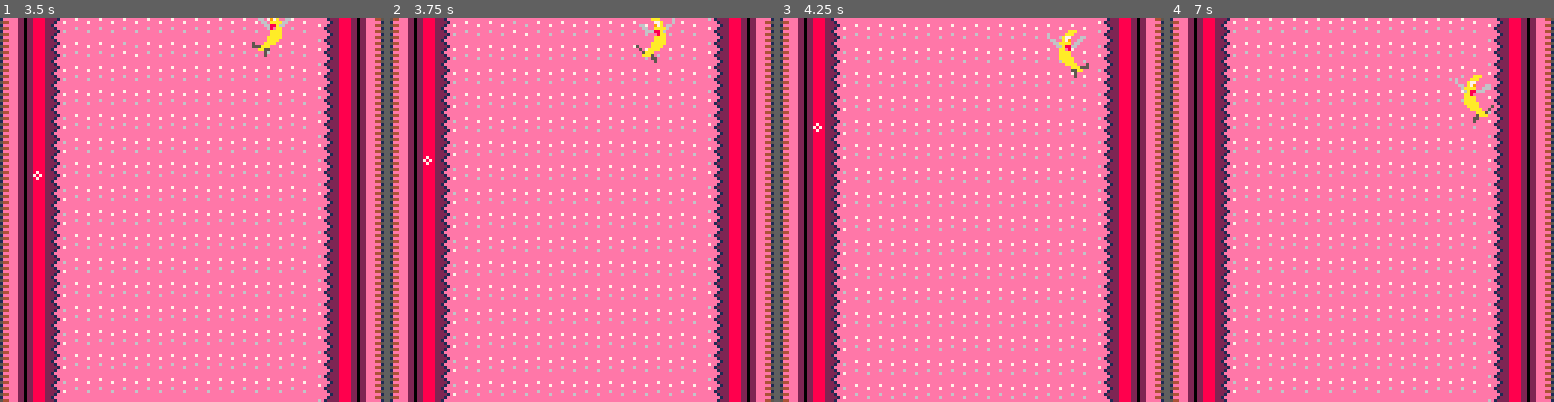
Above: before the commit, frames 1-4 (left to right).
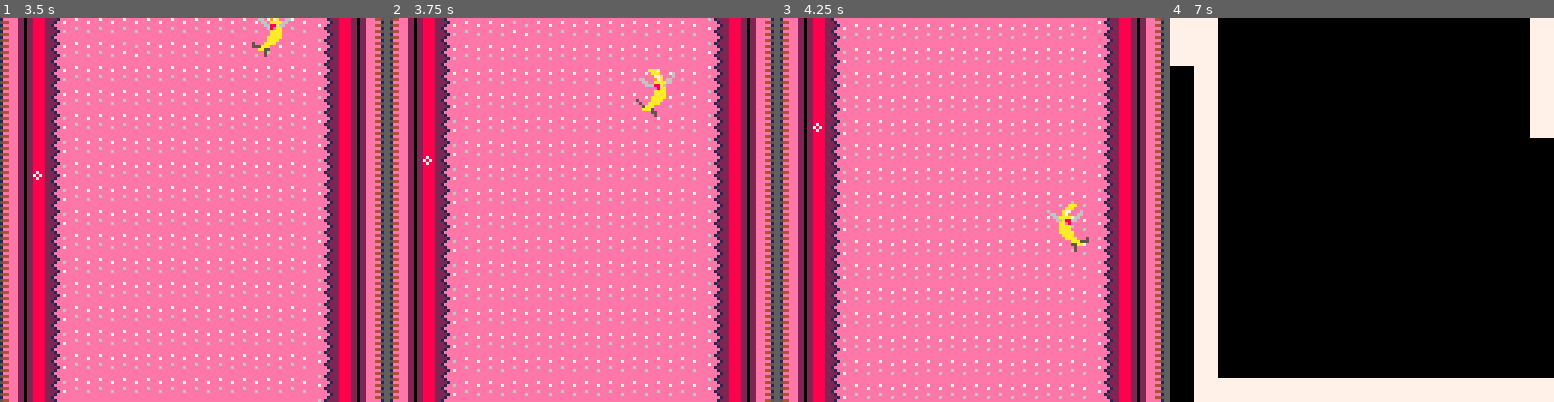
Above: after the commit, the same moments.

Repository: antonono/pico8
Game: PICO-8 cartridge carts/dontEatMe.p8
Two runs of this game, one before a commit and one after it. Both use one fixed random seed, a clock stepped at 60 frames per second and the inputs below.
Inputs:
- Up to frame 1 (3.5 s): hold Right 1.6-2.1 s; hold Up 2.15-2.42 s; hold Right 2.47-3.03 s; hold Left from 3.08 s (still down)
- Up to frame 2 (3.75 s): release Left at 3.58 s; hold Down from 3.63 s (still down)
- Up to frame 3 (4.25 s): release Down at 3.97 s; hold Right from 4.02 s (still down)
- Up to frame 4 (7 s): release Right at 4.68 s; hold Up 4.73-5.03 s; hold Left 5.08-5.68 s; hold Down 5.73-6.03 s; hold Right 6.08-6.58 s; hold Right from 6.63 s (still down)

Frame 1 is identical in both runs. In frame 2, 0.8% of the frame differs, in the area x 64-75%, y 0-26%; in frame 3, 0.9%; in frame 4, 99%, in the area x 0-100%, y 0-100%.

Commit message:
Add first transitions for 2 first rooms

Diff:
--- a/carts/dontEatMe.p8
+++ b/carts/dontEatMe.p8
@@ -18,6 +18,8 @@
 	y=0
 }
 cpt = 0
+firstRoom = true
+secondRoom = false
 
 function controls()
 	if (btn(0)) then
@@ -32,7 +34,7 @@
 			p.x += 1
 		end
 	end
-	if (btn(3)) p.y += 0.2
+	if (btn(3)) p.y += 6
 
 	if(p.anim == "fall"
 	or p.anim == "fly_in_fall")
@@ -88,37 +90,101 @@
 
 function _update()
 
-	if(p.anim == "fly_in_fall")
-	then p.anim="fall"
-	end
-
-	controls()
-	autofall()
-
-	bubble.y -= 0.75
-
-	if(cpt < 128) then
-		background.y -= 1
-		cpt += 1
-	else
-		background.y = 0
-		cpt = 0
+	if (p.y >= 128) then
+		firstRoom = false
+		secondRoom = true
+	end
+
+	if firstRoom then
+		if(p.anim == "fly_in_fall") then
+			p.anim="fall"
+		end
+
+		controls()
+		autofall()
+
+		bubble.y -= 0.75
+
+		if(cpt < 128) then
+			background.y -= 1
+			cpt += 1
+		else
+			background.y = 0
+			cpt = 0
+		end
 	end
 end
 
 function _draw()
 	cls()
 
-	map(0,0,background.x,background.y,16,32)
-
-	if(p.direction == "left") then
-		spr(anim_player(),p.x,p.y,2,2,false)
-	else
-		spr(anim_player(),p.x,p.y,2,2,true)
-	end
-
-	spr(64,bubble.x,bubble.y)
-end
+	if firstRoom then
+		map(0,0,background.x,background.y,16,48)
+		if(p.direction == "left") then
+			spr(anim_player(),p.x,p.y,2,2,false)
+		else
+			spr(anim_player(),p.x,p.y,2,2,true)
+		end
+
+		spr(64,bubble.x,bubble.y)
+	elseif secondRoom then
+		background.x = 0
+		background.y = 0
+		map(0,32,background.x,background.y,16,16)
+		if(p.direction == "left") then
+			spr(anim_player(),p.x,p.y,2,2,false)
+		else
+			spr(anim_player(),p.x,p.y,2,2,true)
+		end
+	end
+end
+…(47 lines of a section not shown)…
 
 
 
Not shown, changed: 55 lines of the sprite sheet (__gfx__) section of carts/dontEatMe.p8
